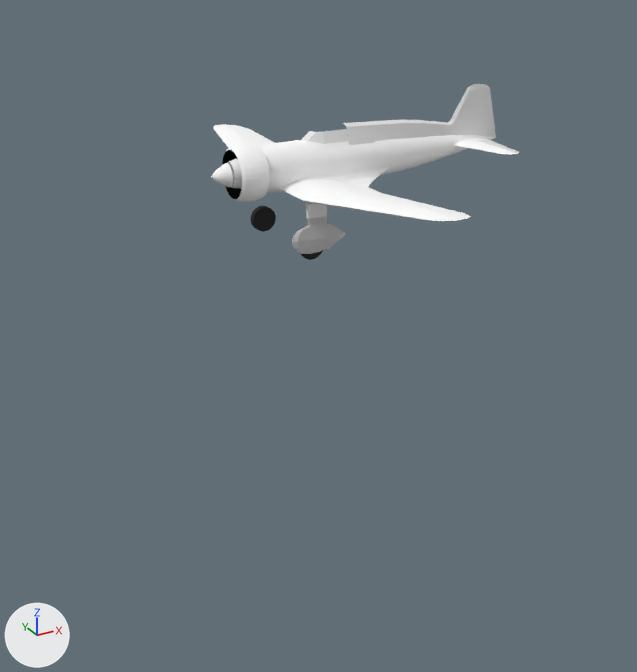
A saved change to the Blender file Models/Ki-15.blend.
Rendered twice from a camera (50 mm lens) standing at (-7.8, -19.6, 5.0) and looking at (5.3, 4.3, -6.9). The lights are fixed; the arrows at lower left show +X, +Y and +Z.

Before the edit, the objects in view are built like this:
```python
ob_cylinder = bpy.data.objects.new('Cylinder', me_cylinder_011)
ob_cylinder.location = (0.0, 0.0, 0.0)
ob_fuselage = bpy.data.objects.new('fuselage', me_cylinder_002)
ob_fuselage.location = (1.7, 0.0, 0.03)
ob_fuselage.rotation_euler = (0.0, 1.571, 0.0)  # degrees (0, 90, 0)
ob_fuselage.scale = (0.603, 0.498, 0.634)
ob_fuselage_spine = bpy.data.objects.new('fuselage-spine', me_cube_003)
ob_fuselage_spine.location = (4.49, 0.0, 0.4)
ob_fuselage_spine.scale = (1.0, 0.275, 1.0)
ob_hstab = bpy.data.objects.new('hstab', me_cube_006)
ob_hstab.location = (8.04, 0.0, 0.12)
ob_rudder = bpy.data.objects.new('rudder', me_cube_008)
ob_rudder.location = (4.49, 0.0, 0.4)
ob_spat_l = bpy.data.objects.new('spat.L', me_cube_012)
ob_spat_l.location = (2.19, -1.36, -0.84)
ob_spat_l.scale = (0.266, 0.0571, 0.266)
ob_spinner = bpy.data.objects.new('spinner', me_cone)
ob_spinner.location = (0.18, 0.0, 0.0)
ob_spinner.rotation_euler = (0.0, 4.712, 0.0)  # degrees (0, 270, 0)
ob_spinner.scale = (0.295, 0.295, 0.295)
ob_wing_center = bpy.data.objects.new('wing-center', me_cube_004)
ob_wing_center.location = (1.73, 0.0, -0.44)
ob_wing_r = bpy.data.objects.new('wing.R', me_cube_005)
ob_wing_r.location = (1.73, 0.0, -0.44)
```
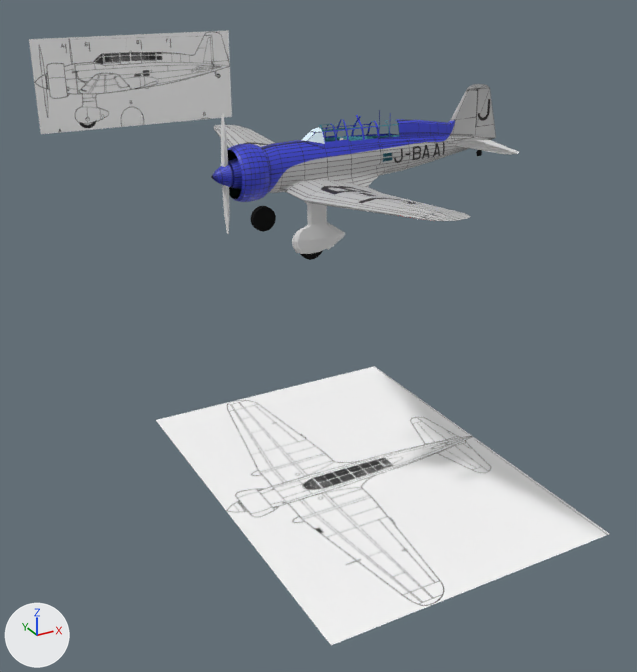
Changed parts and their boxes [x1, y1, x2, y2] in the pictures (637 x 672 px; the box of a moved part takes in the faces that stretch with it):
'REF-views-top', added
    after: [156, 366, 609, 645]
'REF-views-side', added
    after: [29, 30, 232, 134]
'fuselage', surface changed
    both: [227, 115, 495, 193]
'wing-center', surface changed (white to grey)
    both: [278, 166, 471, 221]
'fuselage-spine', surface changed, reshaped (34% narrower, 12% shorter)
    before: [343, 89, 496, 145]
    after: [396, 89, 496, 138]
'Cylinder', surface changed (white to blue)
    both: [227, 144, 270, 202]
'wing.R', surface changed (white to grey)
    both: [214, 124, 275, 148]
'rudder', surface changed
    both: [467, 84, 494, 127]
'Plane.001', hidden
    before: [301, 129, 348, 144]
'hstab', surface changed (white to grey)
    both: [454, 138, 517, 155]
'spinner', surface changed (white to blue)
    both: [211, 163, 233, 187]
'fuselage.003', added
    after: [228, 110, 396, 187]
'prop-blade.1', added
    after: [221, 114, 228, 167]
'prop-blade.2', added
    after: [222, 185, 230, 234]
'windshield', added
    after: [302, 127, 325, 144]
'cabin-wall.R', added
    after: [325, 135, 399, 162]
'wheel.L', moved
    before: [300, 250, 323, 260]
    after: [476, 150, 482, 156]
'cabin-wall.L', added
    after: [308, 136, 399, 157]
'cowl-block', added
    after: [231, 152, 242, 196]
part 1 of me_cube_004, deleted
    before: [278, 166, 389, 191]
part 2 of me_cube_003, moved or reshaped
    before: [343, 90, 469, 145]
    after: [396, 90, 469, 138]
part 3 of me_cube_003, surface changed
    both: [403, 119, 444, 125]
part 4 of me_cube_003, recoloured
    both: [443, 89, 496, 138]

The change, as a list of edits to the scene's bpy script:
```text
Change mat_livery_painted:
    remove mat_livery_painted.base_color = (1.0, 1.0, 1.0)  # white #ffffff
    mat_livery_painted: diffuse_material('livery-painted') -> principled_material('livery-painted')
    add mat_livery_painted.texture = img_ki_15_texture_png
Change me_cube_004:
    remove me_cube_004.from_pydata(...)  # 101 vertices, 122 faces; spans x -0.08..3.13, y -5.97..0.0, z -0.15..0.51
    add me_cube_004.from_pydata(...)  # 58 vertices, 59 faces; spans x -0.08..2.24, y -5.97..0.0, z -0.15..0.51
    me_cube_004 part 1
    43 vertices are removed from x -0.03..3.13, y -0.73..-0.08, z -0.09..0.4
    63 faces are deleted
Change me_cube_003:
    used by ob_fuselage_spine; location = (4.49, 0.0, 0.4); scale = (1.0, 0.275, 1.0)
    remove me_cube_003.from_pydata(...)  # 43 vertices, 25 faces, 1 loose edge; spans x -0.83..4.19, y -1.3..0.4, z -0.26..1.12
    add me_cube_003.from_pydata(...)  # 44 vertices, 27 faces; spans x 0.77..4.19, y -0.94..0.4, z -0.26..1.12
    me_cube_003 part 2
    5 vertices are removed from x -0.83..2.49, y -1.3..0.3, z 0.03..0.57
    5 faces are deleted
    1 loose edge is deleted
    5 vertices move from x 1.0..2.49, y -0.97..-0.48, z -0.22..-0.01 to x 1.0..2.49, y -0.91..-0.42, z -0.04..0.02
    6 vertices are added at (0.77, -0.6, 0.46), (0.77, -0.3, 0.5), (0.77, 0.0, 0.52), (2.6, -0.12, 0.37), (3.05, -0.06, 1.12), (0.77, -0.94, 0.04)
    7 new faces join them
    me_cube_003 part 3: 13 kept faces spanning x 1.0..4.19, y -0.91..0.4, z -0.26..1.12 get new texture (UV) coordinates
    me_cube_003 part 4: 20 faces spanning x 1.0..4.19, y -0.91..0.4, z -0.26..1.12 switch from no material to mat_livery_painted (picture img_ki_15_texture_png)
Change ob_plane_001:
    add ob_plane_001.hide_set(True)  # its collection is switched off
Change ob_wheel_l:
    ob_wheel_l.location: (2.02, -1.37, -1.64) -> (8.12, 0.0, -0.24)
Add ob_ref_views_top:
    ob_ref_views_top = bpy.data.objects.new('REF-views-top', me_cube_1)  # 4 vertices, 1 face; spans x 0.0..2.0, y -1.0..1.0, z -1.26; in mat_guide_drawing_top (picture img_ki15_top_png)
    ob_ref_views_top.location = (0.0, 0.0, -7.43)
    ob_ref_views_top.scale = (4.35, 6.0, 1.68)
Add ob_ref_views_side:
    ob_ref_views_side = bpy.data.objects.new('REF-views-side', me_cube_013)  # 4 vertices, 1 face; spans x 0.0..2.0, y 1.0, z -1.26..1.0; in mat_guide_drawing_side (picture img_ki15_side_png)
    ob_ref_views_side.location = (0.0, 12.72, 0.0)
    ob_ref_views_side.scale = (4.35, 6.0, 1.68)
Add ob_cabin_wall_r:
    ob_cabin_wall_r = bpy.data.objects.new('cabin-wall.R', me_cylinder_020)  # 115 vertices, 102 faces; spans x 0.85..4.28, y 0.0..0.49, z -0.56..0.82; in mat_interior_green (cyan #448594)
    ob_cabin_wall_r.location = (1.7, 0.0, 0.03)
Add ob_cabin_wall_l:
    ob_cabin_wall_l = bpy.data.objects.new('cabin-wall.L', me_cylinder_017)  # 115 vertices, 102 faces; spans x -1.35..0.92, y -0.98..0.0, z 1.35..6.75; in mat_interior_green (cyan #448594)
    ob_cabin_wall_l.location = (1.7, 0.0, 0.03)
    ob_cabin_wall_l.rotation_euler = (0.0, 1.571, 0.0)  # degrees (0, 90, 0)
    ob_cabin_wall_l.scale = (0.603, 0.498, 0.634)
Add ob_prop_blade_2:
    ob_prop_blade_2 = bpy.data.objects.new('prop-blade.2', me_cube_018)  # 30 vertices, 29 faces; spans x -1.25..1.25, y -1.0..1.0, z -1.01..0.45
    ob_prop_blade_2.parent = ob_propeller
    ob_prop_blade_2.location = (0.403, 0.0, -1.0)
    ob_prop_blade_2.rotation_euler = (3.142, 0.0, 0.0)  # degrees (180, 0, 0)
    ob_prop_blade_2.scale = (0.0637, 0.121, 1.0)
Add ob_propeller:
    ob_propeller = bpy.data.objects.new('propeller', None)
    ob_propeller.location = (-0.204, 0.0, 0.0)
Add ob_prop_blade_1:
    ob_prop_blade_1 = bpy.data.objects.new('prop-blade.1', me_cube_018.copy())
    ob_prop_blade_1.parent = ob_propeller
    ob_prop_blade_1.location = (0.403, 0.0, 1.0)
    ob_prop_blade_1.scale = (0.0637, 0.121, 1.0)
Add ob_fuselage_003:
    ob_fuselage_003 = bpy.data.objects.new('fuselage.003', me_cylinder_011_1)  # 412 vertices, 375 faces, 1 loose edge; spans x -1.85..1.02, y -1.62..0.65, z -1.86..11.03; in mat_livery_painted (picture img_ki_15_texture_png)
    ob_fuselage_003.location = (1.7, 0.0, 0.03)
    ob_fuselage_003.rotation_euler = (0.0, 1.571, 0.0)  # degrees (0, 90, 0)
    ob_fuselage_003.scale = (0.603, -0.498, 0.634)
Add ob_windshield:
    ob_windshield = bpy.data.objects.new('windshield', me_cylinder_021)  # 19 vertices, 12 faces; spans x -1.19..0.0, y -0.153..0.163, z -0.304..0.093; in mat_glass (white #e2f5ff)
    ob_windshield.location = (3.67, -0.16, 0.87)
Add ob_cowl_block:
    ob_cowl_block = bpy.data.objects.new('cowl-block', me_cylinder_012)  # 33 vertices, 32 faces; spans x 0.648..0.802, y -0.651..0.651, z -0.651..0.651; in mat_interior_black_paint (black #060f0d)
    ob_cowl_block.location = (0.18, 0.0, 0.0)
```
